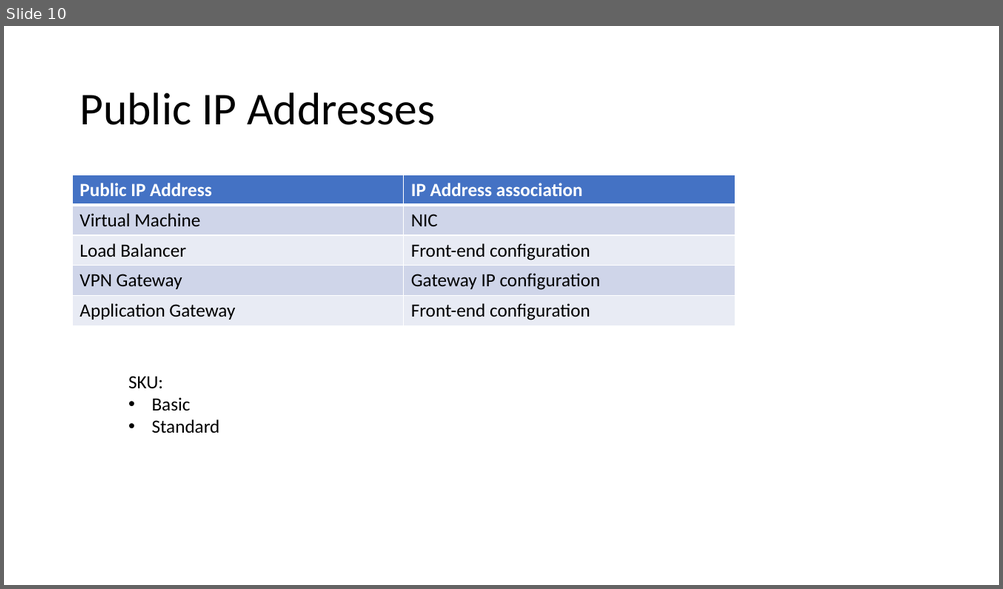
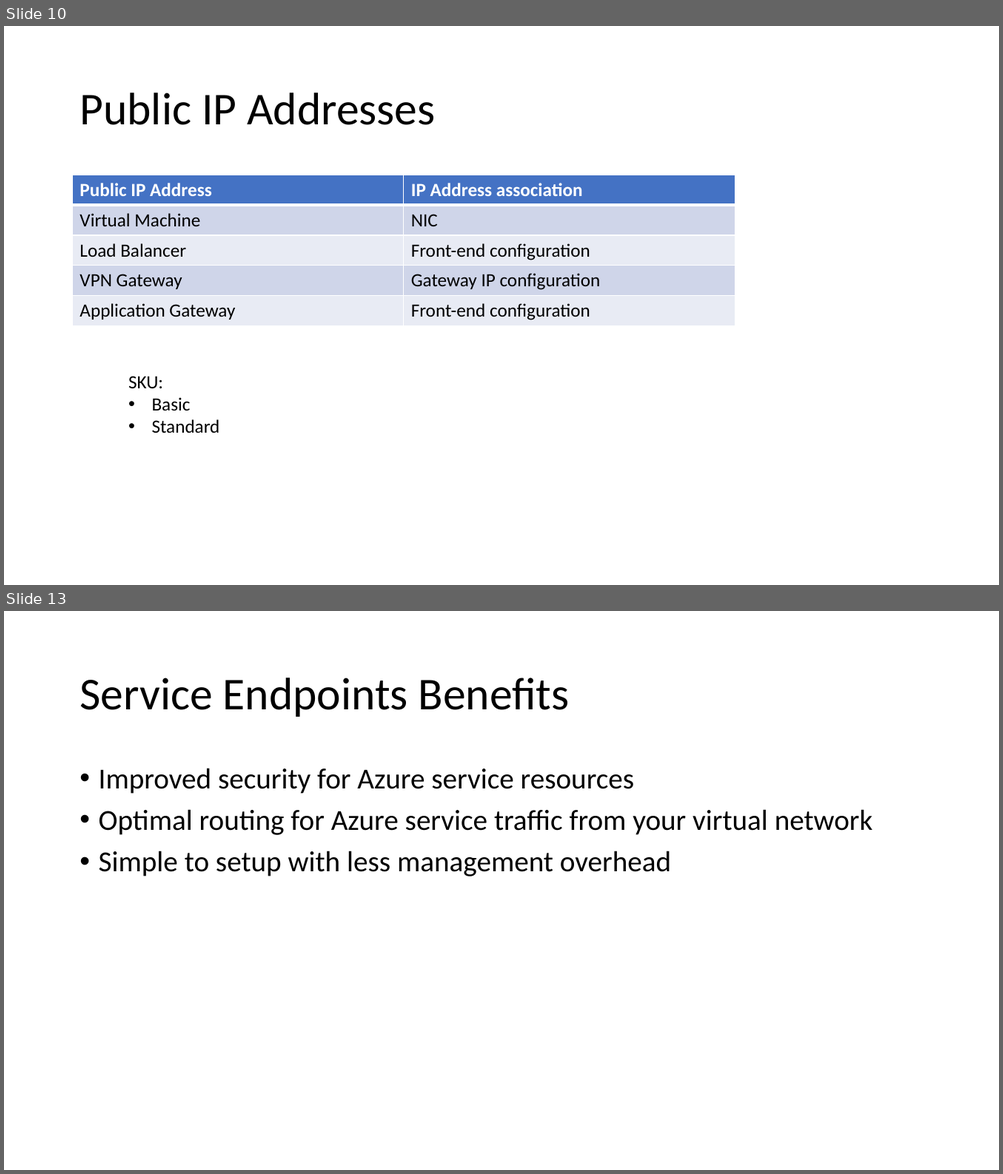
Before and after one commit to ayushrathi15/9July-AZ104, a slide deck: Virtual Networks.pptx. Shown one above the other, each under a label of ours: slide 10 before the commit, slides 10 and 13 after it; the slides between them are not shown. The pictures are 1003x589 and 1003x1174 pixels, drawn with LibreOffice and Linux fonts; fonts in the diff are those of the drawing. Boxes give left, top, right and bottom in pixels: in the first picture for what was removed or moved away, otherwise in the second. Text is boxed around its words. In the diff, an @@ line names an element or a change of style, - is before the commit and + after.

Commit message:
Day 5

```diff
--- a/Virtual Networks.pptx
+++ b/Virtual Networks.pptx
@@ slide 13 added at (4,611,999,1170), background #FFFFFF @@
@@ title added at (79,678,569,717), 44 pt, text #000000 @@
+Service Endpoints Benefits
@@ text added at (99,768,873,877), 28 pt, text #000000 @@
+• Improved security for Azure service resources
+• Optimal routing for Azure service traffic from your virtual network
+• Simple to setup with less management overhead
```
Also in this commit, not shown: 4 other slides added.
